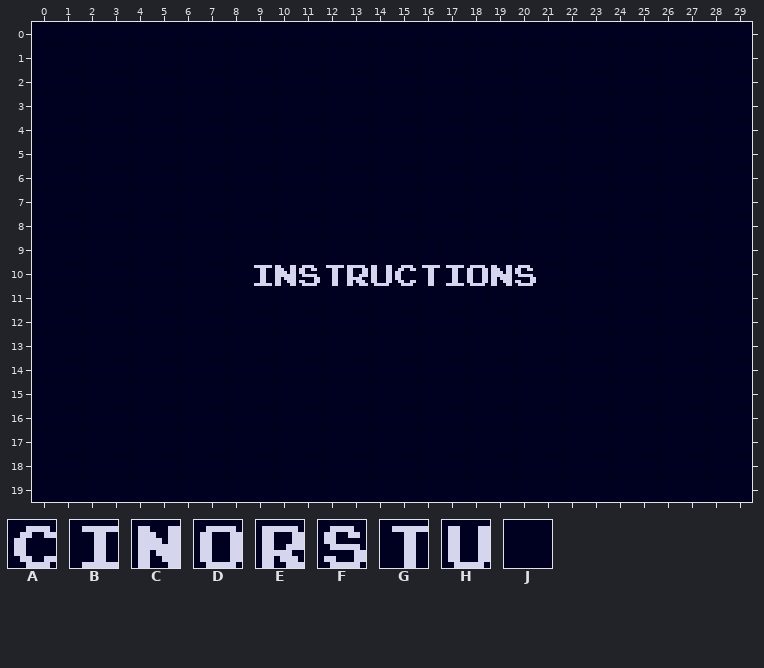
Tiled map: gameInstructions.tmx. Above: the version before the commit.
Cells are 8x8 px. Shown: x 0..29, y 0..19.
Key: from "dialogueFont": A 98, B 104, C 128, D 129, E 132, F 133, G 134, H 135, J 257.
_ is an empty cell.
Layer "Tile Layer 1" before, first column x 0:
 0 JJJJJJJJJJJJJJJJJJJJJJJJJJJJJJ
 1 JJJJJJJJJJJJJJJJJJJJJJJJJJJJJJ
 2 JJJJJJJJJJJJJJJJJJJJJJJJJJJJJJ
 3 JJJJJJJJJJJJJJJJJJJJJJJJJJJJJJ
 4 JJJJJJJJJJJJJJJJJJJJJJJJJJJJJJ
 5 JJJJJJJJJJJJJJJJJJJJJJJJJJJJJJ
 6 JJJJJJJJJJJJJJJJJJJJJJJJJJJJJJ
 7 JJJJJJJJJJJJJJJJJJJJJJJJJJJJJJ
 8 JJJJJJJJJJJJJJJJJJJJJJJJJJJJJJ
 9 JJJJJJJJJJJJJJJJJJJJJJJJJJJJJJ
10 JJJJJJJJJBCFGEHAGBDCFJJJJJJJJJ
11 JJJJJJJJJJJJJJJJJJJJJJJJJJJJJJ
12 JJJJJJJJJJJJJJJJJJJJJJJJJJJJJJ
13 JJJJJJJJJJJJJJJJJJJJJJJJJJJJJJ
14 JJJJJJJJJJJJJJJJJJJJJJJJJJJJJJ
15 JJJJJJJJJJJJJJJJJJJJJJJJJJJJJJ
16 JJJJJJJJJJJJJJJJJJJJJJJJJJJJJJ
17 JJJJJJJJJJJJJJJJJJJJJJJJJJJJJJ
18 JJJJJJJJJJJJJJJJJJJJJJJJJJJJJJ
19 JJJJJJJJJJJJJJJJJJJJJJJJJJJJJJ
New version:
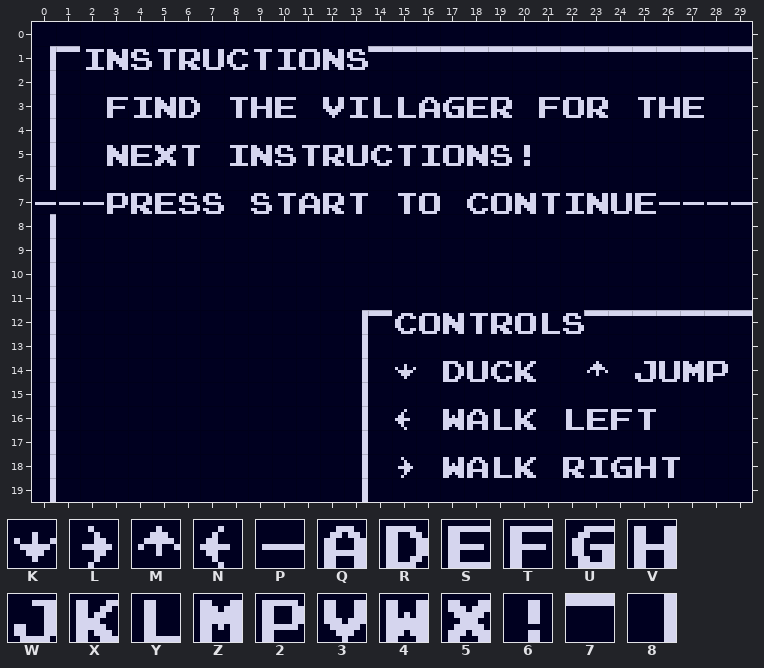
Further tiles: from "dialogueFont": K 2, L 3, M 4, N 5, P 38, Q 96, R 99, S 100, T 101, U 102, V 103, W 105, X 106, Y 107, Z 108, 2 130, 3 136, 4 137, 5 138, 6 167, 7 230, 8 292.
Edits made:
{"where": "layer \"Tile Layer 1\""}
{"y":1,"x":0,"old":"JJJJJJJJJJJJJJJJJJJJJJJJJJJJJJ","new":"87BCFGEHAGBDCF7777777777777777"}
{"y":2,"x":0,"old":"J","new":"8"}
{"y":3,"x":0,"old":"J","new":"8"}
{"y":3,"x":3,"old":"JJJJ","new":"TBCR"}
{"y":3,"x":8,"old":"JJJ","new":"GVS"}
{"y":3,"x":12,"old":"JJJJJJJJ","new":"3BYYQUSE"}
{"y":3,"x":21,"old":"JJJ","new":"TDE"}
{"y":3,"x":25,"old":"JJJ","new":"GVS"}
{"y":4,"x":0,"old":"J","new":"8"}
{"y":5,"x":0,"old":"J","new":"8"}
{"y":5,"x":3,"old":"JJJJ","new":"CS5G"}
{"y":5,"x":8,"old":"JJJJJJJJJJJJJ","new":"BCFGEHAGBDCF6"}
{"y":6,"x":0,"old":"J","new":"8"}
{"y":7,"x":0,"old":"JJJJJJJJ","new":"PPP2ESFF"}
{"y":7,"x":9,"old":"JJJJJ","new":"FGQEG"}
{"y":7,"x":15,"old":"JJ","new":"GD"}
{"y":7,"x":18,"old":"JJJJJJJJJJJJ","new":"ADCGBCHSPPPP"}
{"y":8,"x":0,"old":"J","new":"8"}
{"y":9,"x":0,"old":"J","new":"8"}
{"y":10,"x":0,"old":"J","new":"8"}
{"y":10,"x":9,"old":"BCFGEHAGBDCF","new":"JJJJJJJJJJJJ"}
{"y":11,"x":0,"old":"J","new":"8"}
{"y":12,"x":0,"old":"J","new":"8"}
{"y":12,"x":13,"old":"JJJJJJJJJJJJJJJJJ","new":"87ADCGEDYF7777777"}
{"y":13,"x":0,"old":"J","new":"8"}
{"y":13,"x":13,"old":"J","new":"8"}
{"y":14,"x":0,"old":"J","new":"8"}
{"y":14,"x":13,"old":"J","new":"8"}
{"y":14,"x":15,"old":"J","new":"K"}
{"y":14,"x":17,"old":"JJJJ","new":"RHAX"}
{"y":14,"x":23,"old":"J","new":"M"}
{"y":14,"x":25,"old":"JJJJ","new":"WHZ2"}
{"y":15,"x":0,"old":"J","new":"8"}
{"y":15,"x":13,"old":"J","new":"8"}
{"y":16,"x":0,"old":"J","new":"8"}
{"y":16,"x":13,"old":"J","new":"8"}
{"y":16,"x":15,"old":"J","new":"N"}
{"y":16,"x":17,"old":"JJJJ","new":"4QYX"}
{"y":16,"x":22,"old":"JJJJ","new":"YSTG"}
{"y":17,"x":0,"old":"J","new":"8"}
{"y":17,"x":13,"old":"J","new":"8"}
{"y":18,"x":0,"old":"J","new":"8"}
{"y":18,"x":13,"old":"J","new":"8"}
{"y":18,"x":15,"old":"J","new":"L"}
{"y":18,"x":17,"old":"JJJJ","new":"4QYX"}
{"y":18,"x":22,"old":"JJJJJ","new":"EBUVG"}
{"y":19,"x":0,"old":"J","new":"8"}
{"y":19,"x":13,"old":"J","new":"8"}
{"label":"changed","picture_box":[35,46,752,502]}
